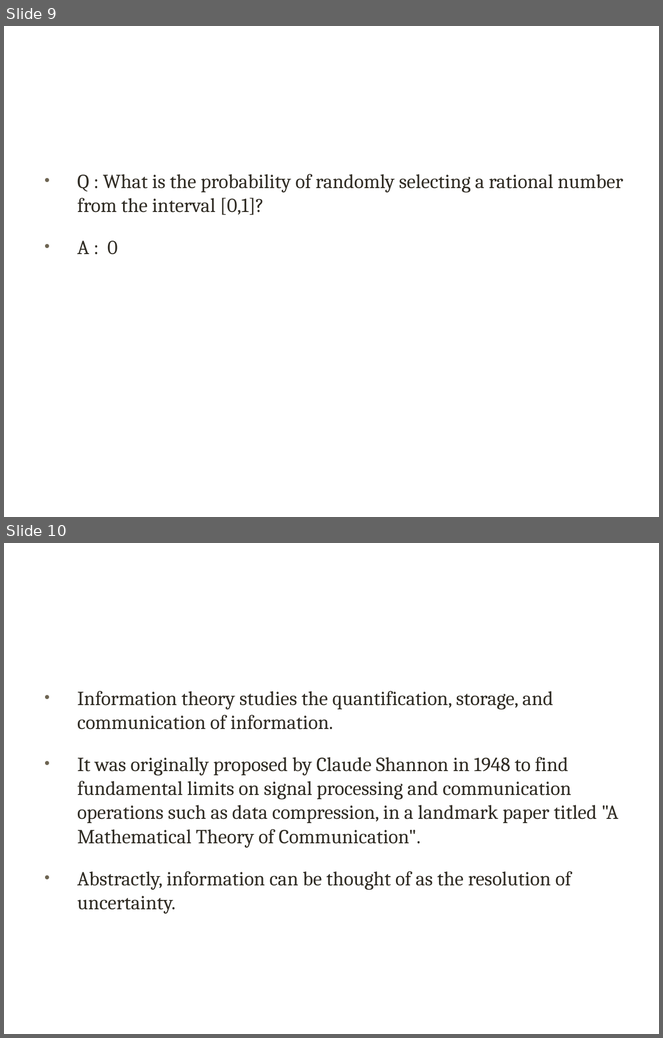
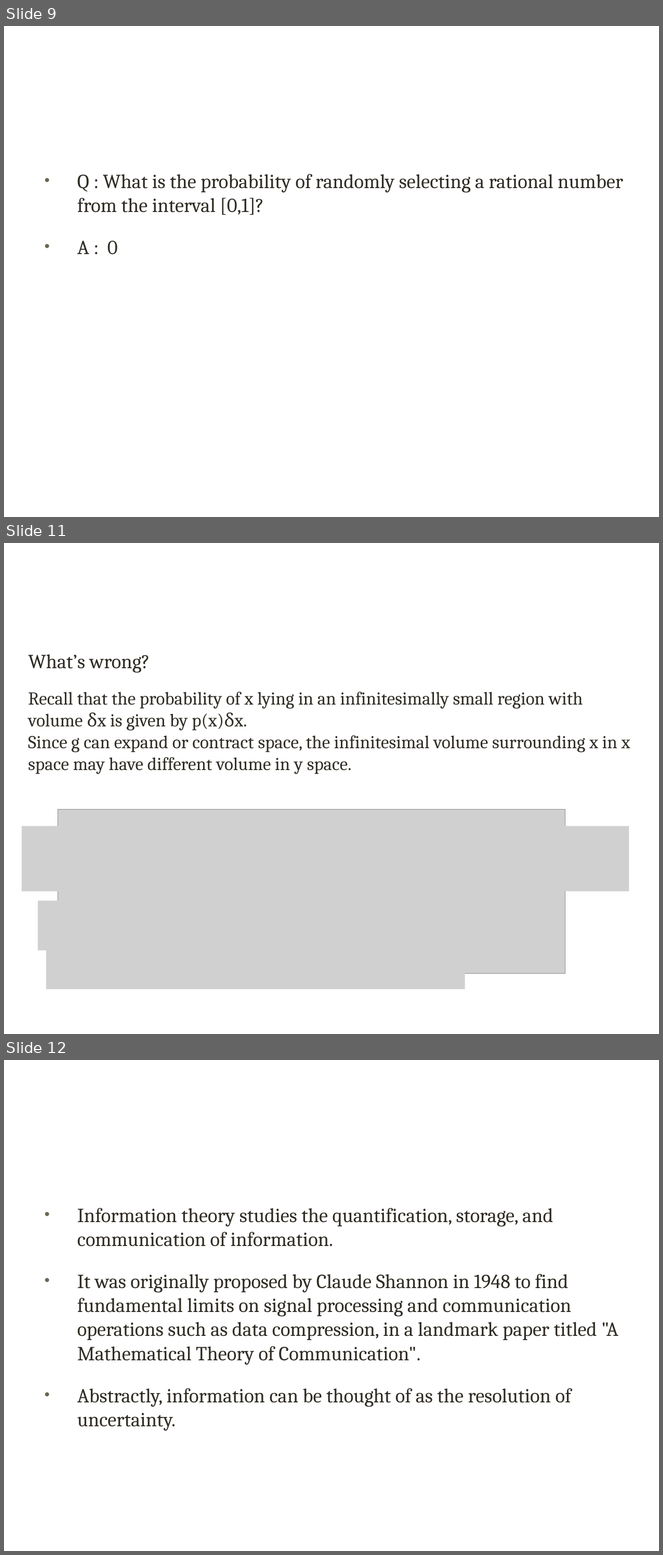
Before and after one commit to xuqinkun/Report, a slide deck: Deep Learning-3.12-3.14.pptx. Shown one above the other, each under a label of ours: slides 9 and 10 before the commit, slides 9, 11 and 12 after it; the slides between them are not shown. The pictures are 663x1038 and 663x1555 pixels, drawn with LibreOffice and Linux fonts; fonts in the diff are those of the drawing; grey boxes stand for pictures; background and template pictures are left out. Boxes give left, top, right and bottom in pixels: in the first picture for what was removed or moved away, otherwise in the second. Text is boxed around its words. In the diff, an @@ line names an element or a change of style, - is before the commit and + after.

Commit message:
Modify

```diff
--- a/Deep Learning-3.12-3.14.pptx
+++ b/Deep Learning-3.12-3.14.pptx
@@ slide 11 added at [4,543,659,1034], background picture (left out) @@
@@ title added at [38,584,651,638], 40 pt, text #FFFFFF @@
+1.7 Application
@@ text added at [28,654,150,673], 22 pt, text #302C24 @@
+What’s wrong?
@@ text added at [28,692,631,774], 20 pt, text #302C24 @@
+Recall that the probability of x lying in an infinitesimally small region with volume δx is given by p(x)δx.
+Since g can expand or contract space, the infinitesimal volume surrounding x in x space may have different volume in y space.
@@ picture added at [58,810,566,974] @@
@@ picture added at [22,826,629,891] @@
@@ picture added at [38,901,489,951] @@
@@ picture added at [46,940,465,990] @@
@@ what was slide 10 is now slide 12 @@
```
Also in this commit, not shown: 1 slide changed, 1 other slide added.
